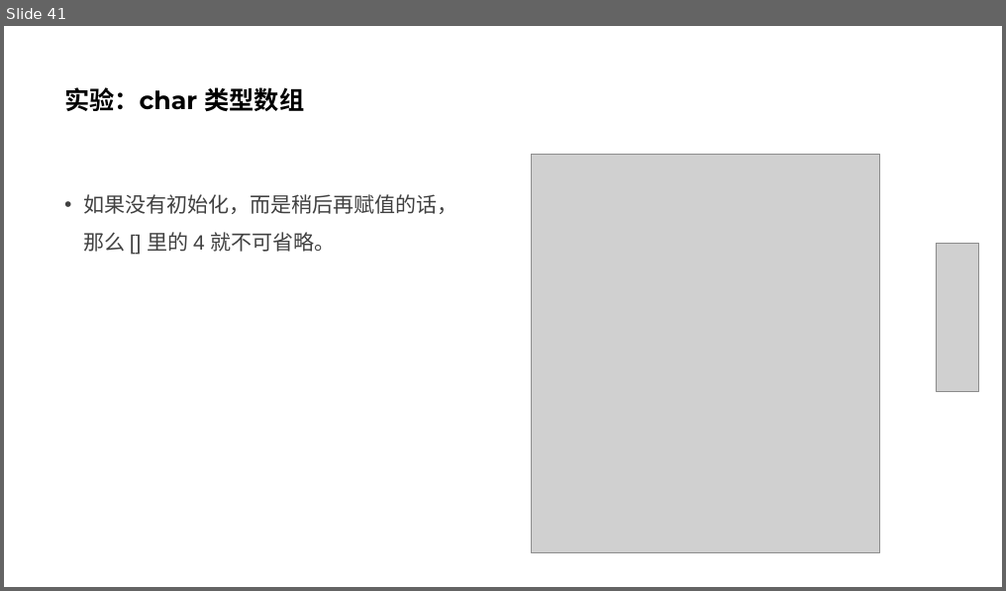
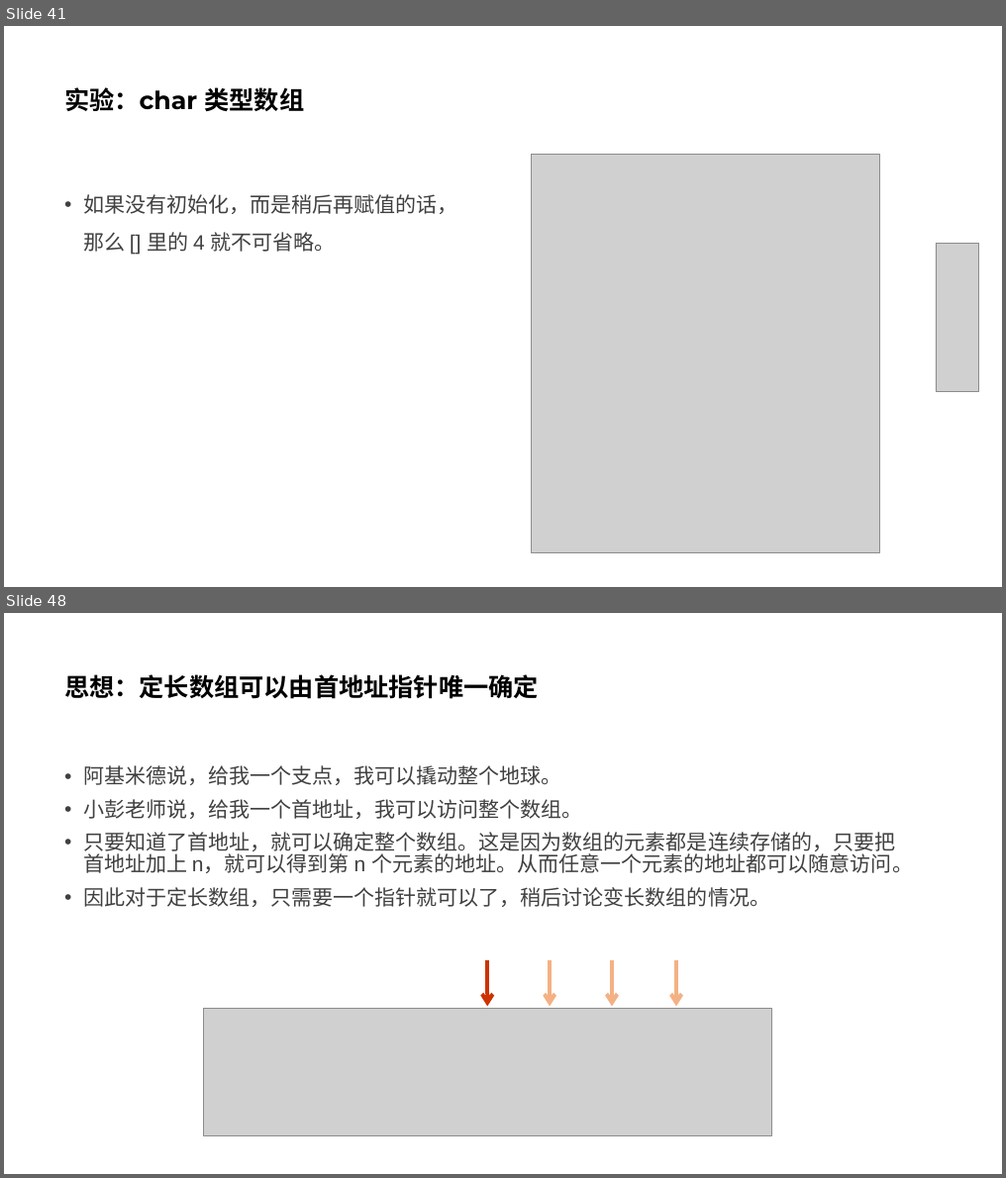
Before and after one commit to parallel101/course, a slide deck: 12/slides.pptx. Shown one above the other, each under a label of ours: slide 41 before the commit, slides 41 and 48 after it; the slides between them are not shown. The pictures are 1006x591 and 1006x1178 pixels, drawn with LibreOffice and Linux fonts; fonts in the diff are those of the drawing; grey boxes stand for pictures. Boxes give left, top, right and bottom in pixels: in the first picture for what was removed or moved away, otherwise in the second. Text is boxed around its words. In the diff, an @@ line names an element or a change of style, - is before the commit and + after.

```diff
--- a/12/slides.pptx
+++ b/12/slides.pptx
@@ slide 48 added at <box>4,613,1002,1174</box>, background #FFFFFF @@
@@ title added at <box>64,674,539,699</box>, 24 pt, text #000000, bold @@
+思想：定长数组可以由首地址指针唯一确定
@@ text added at <box>83,765,913,907</box>, 20 pt, text #404040 @@
+• 阿基米德说，给我一个支点，我可以撬动整个地球。
+• 小彭老师说，给我一个首地址，我可以访问整个数组。
+• 只要知道了首地址，就可以确定整个数组。这是因为数组的元素都是连续存储的，只要把首地址加上 n，就可以得到第 n 个元素的地址。从而任意一个元素的地址都可以随意访问。
+• 因此对于定长数组，只需要一个指针就可以了，稍后讨论变长数组的情况。
@@ arrow added from (487, 960) to (487, 1007), #CC3300 3.75 pt @@
@@ arrow added from (549, 960) to (549, 1007), #F4B183 3.75 pt @@
@@ arrow added from (612, 960) to (612, 1007), #F4B183 3.75 pt @@
@@ arrow added from (676, 960) to (676, 1007), #F4B183 3.75 pt @@
@@ picture added at <box>203,1008,771,1137</box> @@
```
Also in this commit, not shown: 1 slide changed, 6 other slides added, 8 other files.
